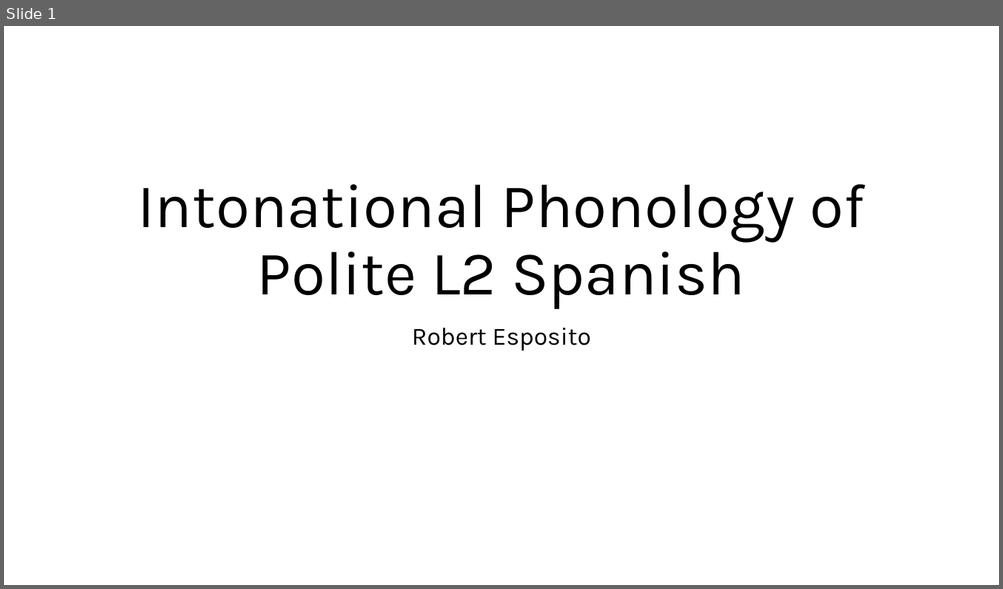
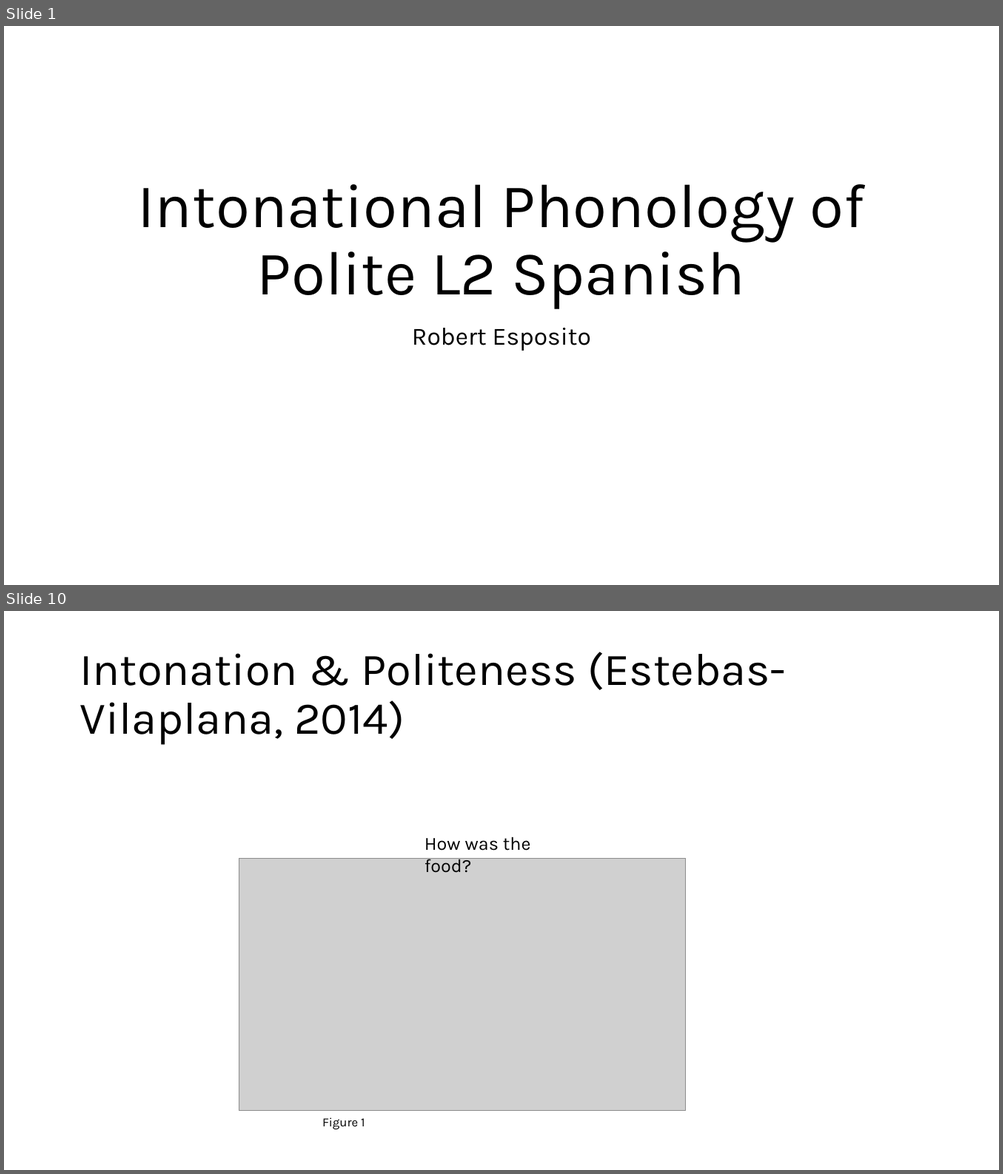
Before and after one commit to RobertEspo/polite_l2_spanish, a slide deck: slides/12_05_2024_sociolinguistics.pptx. Shown one above the other, each under a label of ours: slide 1 before the commit, slides 1 and 10 after it; the slides between them are not shown. The pictures are 1003x589 and 1003x1174 pixels, drawn with LibreOffice and Linux fonts; fonts in the diff are those of the drawing; grey boxes stand for pictures. Boxes give left, top, right and bottom in pixels: in the first picture for what was removed or moved away, otherwise in the second. Text is boxed around its words. In the diff, an @@ line names an element or a change of style, - is before the commit and + after.

```diff
--- a/slides/12_05_2024_sociolinguistics.pptx
+++ b/slides/12_05_2024_sociolinguistics.pptx
@@ slide 10 added at box(4, 611, 999, 1170), background #FFFFFF @@
@@ title added at box(79, 652, 785, 745), 44 pt, text #000000 @@
+Intonation & Politeness (Estebas-Vilaplana, 2014)
@@ text added at box(424, 837, 531, 873), 18 pt, text #000000 @@
+How was the food?
@@ picture added at box(239, 858, 686, 1111) @@
@@ text added at box(322, 1118, 365, 1130), 12 pt, text #000000 @@
+Figure 1
```
Also in this commit, not shown: 1 slide changed, 33 other slides added, 10 slides removed, 56 other files.
